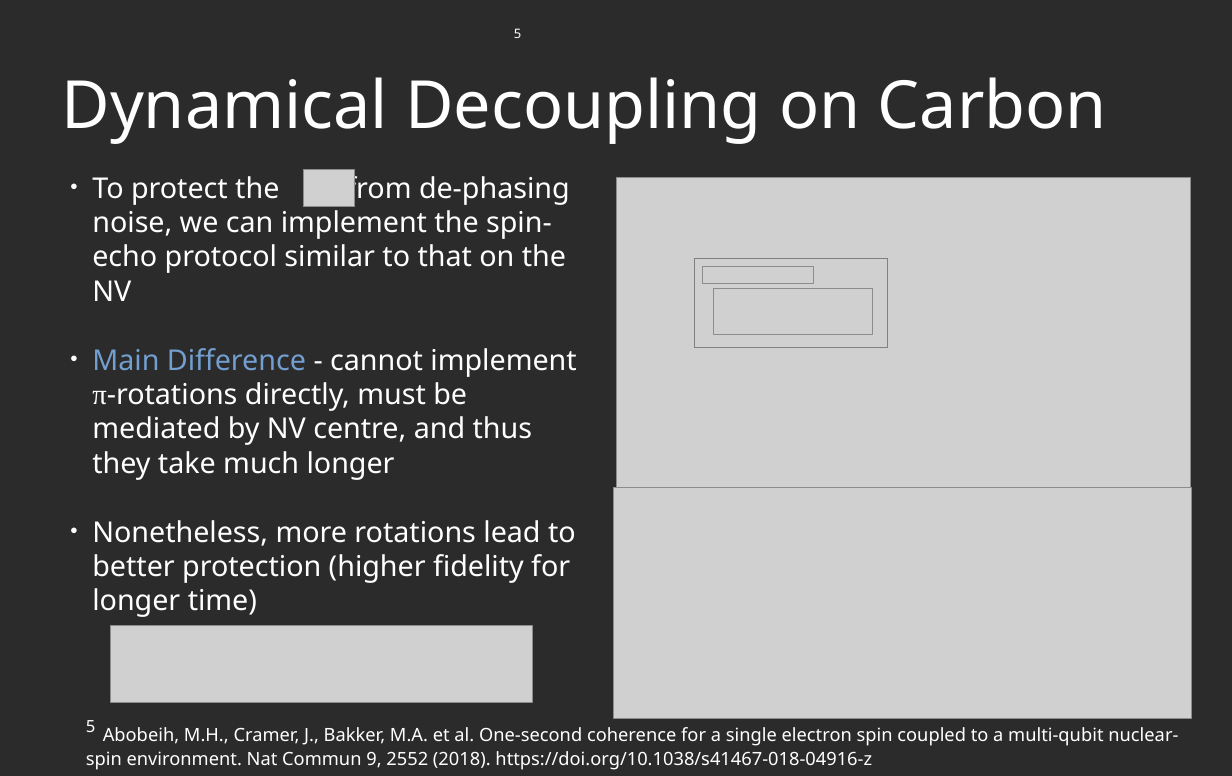
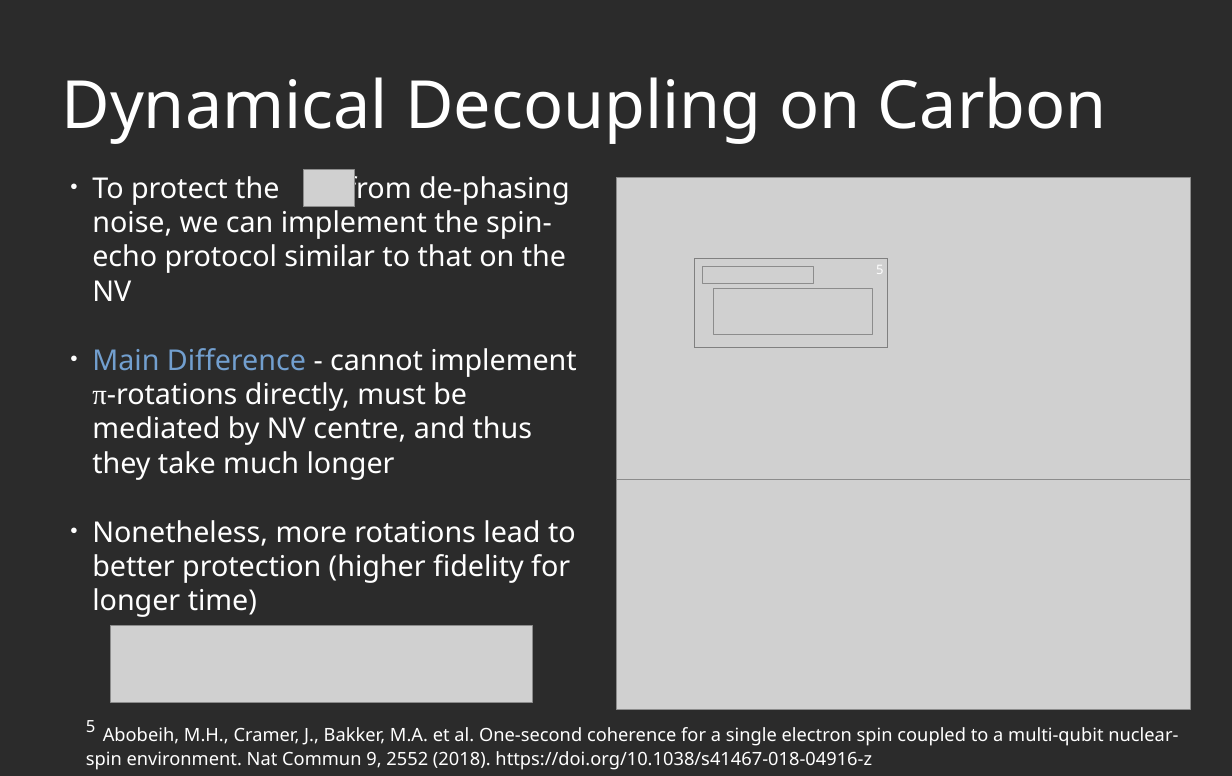
Before and after one commit to AGaliciaMartinez/Final-Project-Computational-Physics, a slide deck: slide 13 of presentation/NV_Carbons_presentation_Nico.odp. Drawn at 1232x776 pixels with LibreOffice and Linux fonts; fonts in the diff are those of the drawing; grey boxes stand for pictures; background and template pictures are left out; a plain dark background stands for a picture behind light text. Boxes give left, top, right and bottom in pixels: in the first picture for what was removed or moved away, otherwise in the second. Text is boxed around its words. In the diff, an @@ line names an element or a change of style, - is before the commit and + after.

```diff
--- a/presentation/NV_Carbons_presentation_Nico.odp
+++ b/presentation/NV_Carbons_presentation_Nico.odp
@@ text "5" rewrapped from (514, 28, 521, 38) to (876, 268, 883, 274) @@
@@ picture: place and size @@
-picture at (614, 488, 1192, 719)
+picture at (616, 480, 1190, 710)
```
Also in this commit, not shown: 2 other files.
